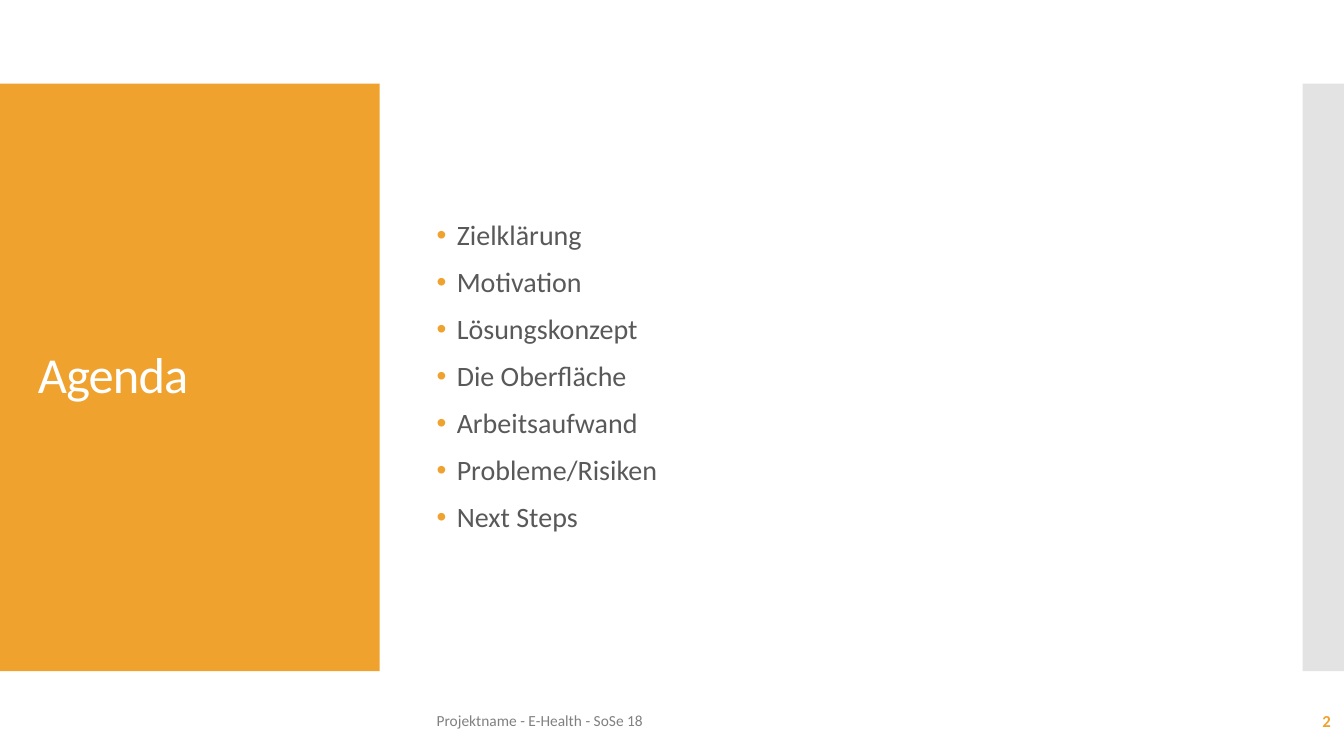
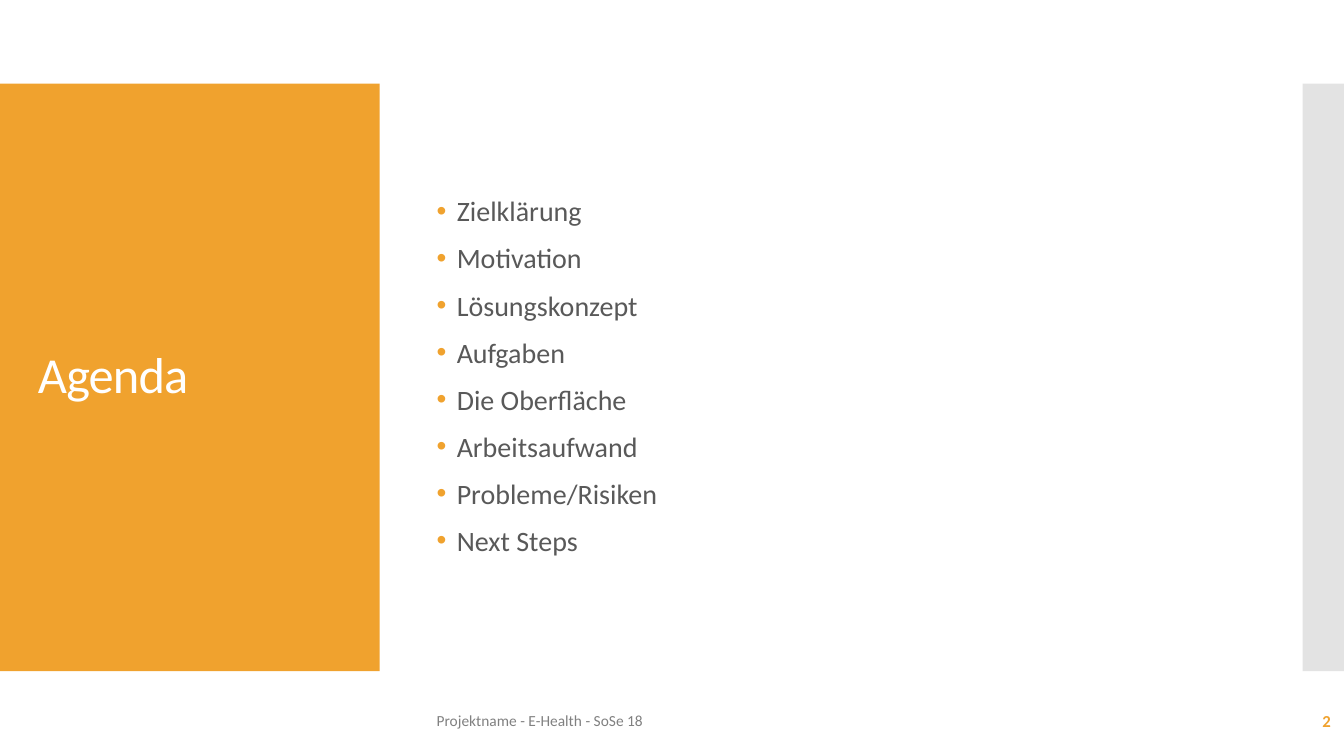
Before and after one commit to mx0c/E-Health, a slide deck: slide 2 of PM/Projektreview.pptx. Drawn at 1344x756 pixels with LibreOffice and Linux fonts; fonts in the diff are those of the drawing. Boxes give left, top, right and bottom in pixels: in the first picture for what was removed or moved away, otherwise in the second. Text is boxed around its words. In the diff, an @@ line names an element or a change of style, - is before the commit and + after.

```diff
--- a/PM/Projektreview.pptx
+++ b/PM/Projektreview.pptx
@@ text at (457,343,565,368): paragraph added @@
+• Aufgaben
```
Also in this commit, not shown: 1 other slide changed, 1 slide added, 6 other files.
